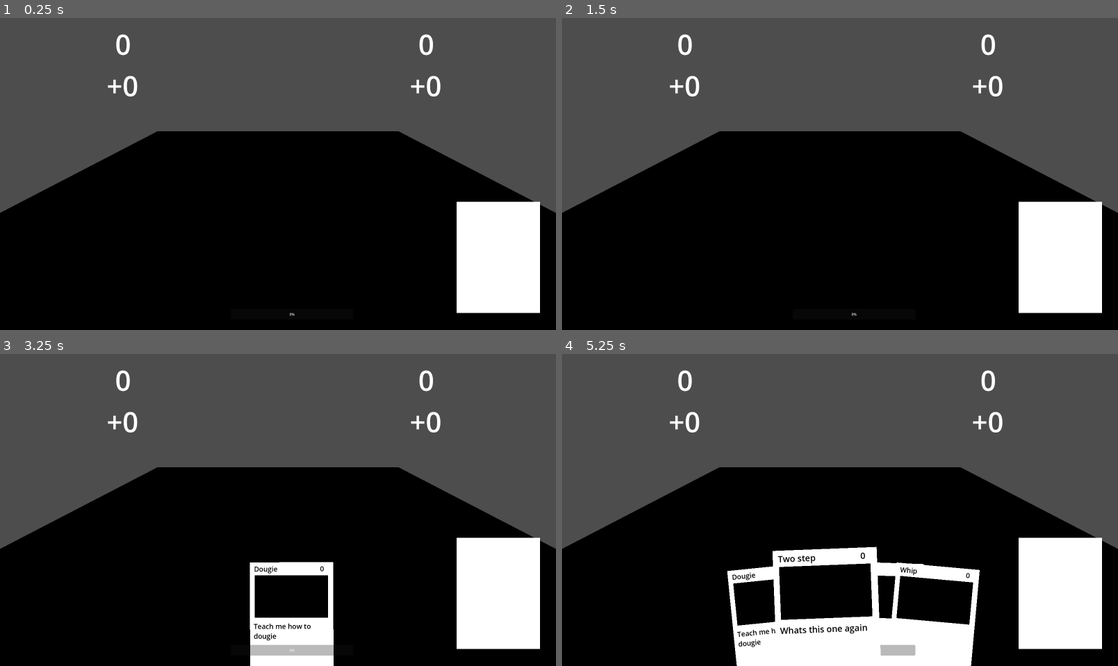
Above: before the commit, frames 1-4 (two rows, left to right).
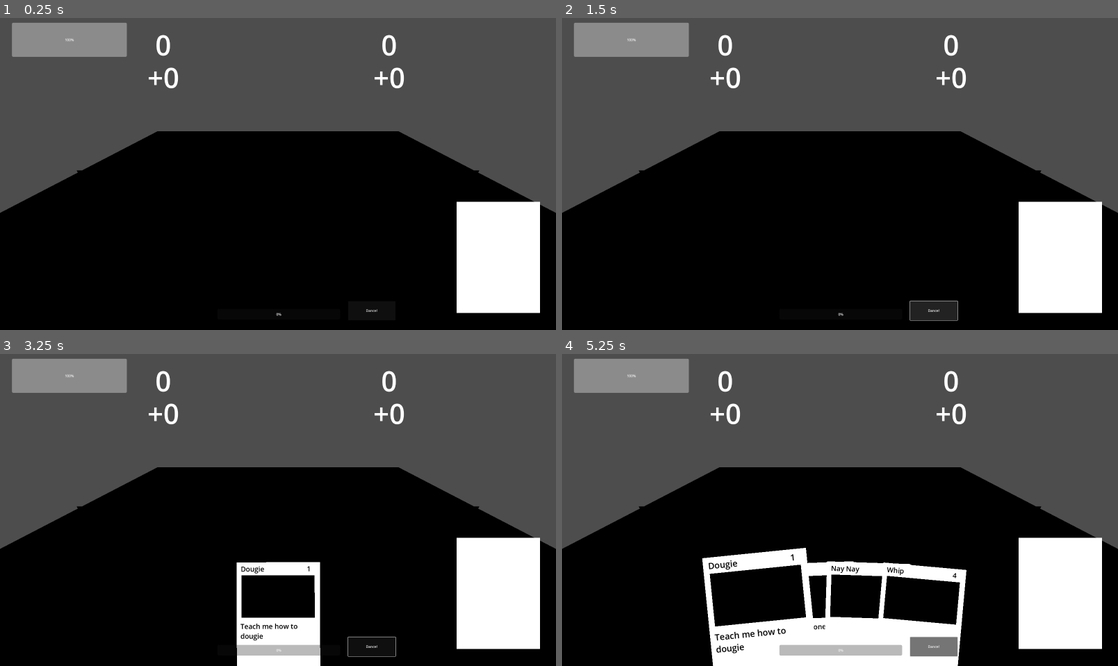
Above: after the commit, the same moments.

Repository: nathankeyt/OneButtonRhythmGame
Game: Godot game, scene res://scenes/test_main.tscn
The game is run twice, just before and just after one commit, with the same random seed, the same clock (stepped at 60 frames per second) and the same inputs.
Inputs (mouse positions are in pixels of both pictures, inside the frame that each line leads up to):
- Up to frame 1 (0.25 s): no input
- Up to frame 2 (1.5 s): click (934, 311) at 0.5 s, where only the run after the commit has a clickable "Dance!"; click (934, 311) at 1.25 s, where only the run after the commit has a clickable "Dance!"
- Up to frame 3 (3.25 s): click (372, 647) at 2 s, where only the run after the commit has a clickable "Dance!"; tap Enter at 2.75 s; move the mouse to (122, 382) at 2.77 s; hold Space (select) from 2.78 s (still down); click (122, 382) at 2.92 s; tap E (test) at 3.05 s
- Up to frame 4 (5.25 s): move the mouse to (684, 422) at 3.52 s; release Space (select) at 3.53 s; tap E (test) at 3.6, 4.55, 5.1 s; click (684, 422) at 3.67 s; tap Space (select) at 3.8 s; tap Enter at 4.25 s; move the mouse to (990, 382) at 4.27 s; hold Space (select) 4.28-5.03 s; click (990, 382) at 4.42 s; move the mouse to (990, 422) at 5.02 s; click (990, 422) at 5.17 s

The runs differ from the first frame. In frame 1, 3.1% of the frame differs, in the area x 2-87%, y 1-96%; in frame 2, 3.7%; in frame 3, 5.0%; in frame 4, 9.6%, in the area x 2-87%, y 1-100%.

Commit message:
turn order added, player turn execution prototyped

Diff:
--- a/autoloads/battle_manager.gd
+++ b/autoloads/battle_manager.gd
@@ -1,9 +1,19 @@
 extends Node
 
-enum TurnType {PLAYER, ENEMY}
+enum TurnType {PLAYER = 0, ENEMY = 1}
+
+var curr_turn: TurnType = TurnType.PLAYER
+
+var played_cards: Array[CardRenderer2D]
+
+var max_resources: int = 5
+@onready var curr_resources: int = max_resources
 
 var deck: Deck2D
 var hand: Hand2D
+
+var player: Player
+var enemies: Array[Enemy]
 
 var player_temp_score: int = 0
 var player_total_score: int = 0
@@ -15,6 +25,11 @@
 signal player_score_settled(score: int)
 signal enemy_score_settled(score: int)
 
+signal card_played(card_renderer: CardRenderer2D)
+signal turn_ended(turn_type: TurnType)
+
+signal resource_updated(amount: int)
+
 func add_player_score(score: int):
 	player_temp_score += score
 	player_score_updated.emit(player_temp_score)
@@ -22,3 +37,42 @@
 func add_enemy_score(score: int):
 	enemy_temp_score += score
 	enemy_score_updated.emit(enemy_temp_score)
+
+func add_enemy(new_enemy: Enemy):
+	enemies.append(new_enemy)
+
+func execute_turn():
+	match curr_turn:
+		TurnType.PLAYER:
+			player.execute_turn()
+			for card_renderer: CardRenderer2D in played_cards:
+				card_renderer.card.apply_effects()
+			turn_ended.emit(curr_turn)
+			curr_turn = TurnType.ENEMY
+		TurnType.ENEMY:
+			for enemy: Enemy in enemies:
+				enemy.execute_turn()
+			turn_ended.emit(curr_turn)
+			curr_turn = TurnType.PLAYER
+
+func play_card(card_renderer: CardRenderer2D) -> bool:
+	if curr_turn != TurnType.PLAYER or card_renderer.card.cost > curr_resources:
+		return false
+
+	subtract_resources(card_renderer.card.cost)
+	played_cards.append(card_renderer)
+	card_played.emit(card_renderer)
+
+	return true
+
+func subtract_resources(amount: int):
+	curr_resources -= amount
+	resource_updated.emit(curr_resources)
+
+func add_resources(amount: int):
+	curr_resources += amount
+	resource_updated.emit(curr_resources)
+
+func update_resources(amount: int):
+	curr_resources = amount
+	resource_updated.emit(curr_resources)
--- /dev/null
+++ b/classes/character.gd
@@ -0,0 +1,12 @@
+extends PathFollow3D
+class_name Character
+
+@export var sprite: Sprite3D
+
+func execute_turn() -> void:
+	var tween: Tween = create_tween()
+	tween.tween_property(self, "progress_ratio", 1.0, 1.0).set_ease(Tween.EASE_IN_OUT)
+
+func end_turn() -> void:
+	var tween: Tween = create_tween()
+	tween.tween_property(self, "progress_ratio", 0.0, 1.0).set_ease(Tween.EASE_IN_OUT)
--- a/classes/deck_2d.gd
+++ b/classes/deck_2d.gd
@@ -24,3 +24,6 @@
 
 func push(card: Card) -> void:
 	cards.push_back(card)
+
+func shuffle() -> void:
+	cards.shuffle()
--- a/classes/hand_2d.gd
+++ b/classes/hand_2d.gd
@@ -4,10 +4,12 @@
 @export var cards: Array[CardRenderer2D]
 @export var highlight_scale: float = 1.25
 @export var max_hand_size: int = 5
+@export var select_threshold: float = 0.15
 
 @onready var display_path: Path2D = $DisplayPath
 @onready var select_timer: Timer = $SelectTimer
 @onready var select_bar: ProgressBar = $SelectBar
+@onready var execute_turn_button: Button = $ExecuteTurnButton
 
 var selected_card: CardRenderer2D
 var hover_index: int = -1
@@ -56,9 +58,13 @@
 
 		if event.is_action_released("select"):
 			if not select_timer.is_stopped():
+				if get_time_in(select_timer) < select_threshold:
+					increment_hover()
+
 				select_timer.stop()
 				select_bar.ratio = 0.0
-				increment_hover()
+
+
 
 func increment_hover() -> void:
 	if cards.size() <= 0:
@@ -67,11 +73,18 @@
 
 	if hover_index != -1:
 		toggle_highlight_card(hover_index)
-	hover_index = (hover_index + 1) % cards.size()
+	hover_index = (hover_index + 1) % (cards.size() + 1)
 	toggle_highlight_card(hover_index)
 
 func toggle_highlight_card(index: int) -> void:
-	if cards.size() <= index:
+	if cards.size() < index:
+		return
+
+	if cards.size() == index:
+		if execute_turn_button.has_focus():
+			execute_turn_button.release_focus()
+		else:
+			execute_turn_button.grab_focus()
 		return
 
 	var card: CardRenderer2D = cards[index]
@@ -87,8 +100,12 @@
 		return
 
 	var card_renderer: CardRenderer2D = cards[index]
-	card_renderer.card.apply_effects()
+
+	if not BattleManager.play_card(card_renderer):
+		return
+
 	remove_card(index)
+
 
 func remove_card(index: int) -> void:
 	var card_pos_arr: Array[Node] = display_path.get_children()
@@ -103,14 +120,19 @@
 	render_cards()
 
 	toggle_highlight_card(index)
-	if index == hover_index:
-		increment_hover()
 
 func _process(delta: float) -> void:
-	var curr_time: float = select_timer.wait_time - select_timer.time_left
-	if not select_timer.is_stopped() and curr_time > 0.1:
-		select_bar.ratio = curr_time / select_timer.wait_time
+	var curr_time: float = get_time_in(select_timer)
+	if not select_timer.is_stopped() and curr_time > select_threshold and hover_index != -1:
+		select_bar.ratio = (curr_time - select_threshold) / (select_timer.wait_time - select_threshold)
 
 func _on_select_timer_timeout() -> void:
-	play_card(hover_index)
+	if hover_index == cards.size():
+		BattleManager.execute_turn()
+	else:
+		play_card(hover_index)
+
 	select_bar.ratio = 0.0
+
+func get_time_in(timer: Timer):
+	return timer.wait_time - timer.time_left
--- /dev/null
+++ b/enemy.gd
@@ -0,0 +1,5 @@
+extends Character
+class_name Enemy
+
+func _ready() -> void:
+	BattleManager.add_enemy(self)
--- /dev/null
+++ b/enemy.tscn
@@ -0,0 +1,14 @@
+[gd_scene load_steps=3 format=3 uid="uid://cktcm1p5yr7gg"]
+
+[ext_resource type="Script" path="res://enemy.gd" id="1_ansqy"]
+
+[sub_resource type="CanvasTexture" id="CanvasTexture_abe4g"]
+
+[node name="Enemy" type="PathFollow3D"]
+script = ExtResource("1_ansqy")
+
+[node name="Sprite3D" type="Sprite3D" parent="."]
+modulate = Color(0, 0, 0, 1)
+pixel_size = 1.0
+axis = 0
+texture = SubResource("CanvasTexture_abe4g")
--- /dev/null
+++ b/player.gd
@@ -0,0 +1,5 @@
+extends Character
+class_name Player
+
+func _ready() -> void:
+	BattleManager.player = self
--- /dev/null
+++ b/player.tscn
@@ -0,0 +1,14 @@
+[gd_scene load_steps=3 format=3 uid="uid://f3oi3l5bq6kv"]
+
+[ext_resource type="Script" path="res://player.gd" id="1_v6giv"]
+
+[sub_resource type="CanvasTexture" id="CanvasTexture_jiq73"]
+
+[node name="Player" type="PathFollow3D"]
+script = ExtResource("1_v6giv")
+
+[node name="Sprite3D" type="Sprite3D" parent="."]
+modulate = Color(0, 0, 0, 1)
+pixel_size = 1.0
+axis = 0
+texture = SubResource("CanvasTexture_jiq73")
--- /dev/null
+++ b/scenes/dance_floor.gd
@@ -0,0 +1,11 @@
+extends Node3D
+
+
+# Called when the node enters the scene tree for the first time.
+func _ready() -> void:
+	pass # Replace with function body.
+
+
+# Called every frame. 'delta' is the elapsed time since the previous frame.
+func _process(delta: float) -> void:
+	pass
--- a/scenes/dance_floor.tscn
+++ b/scenes/dance_floor.tscn
@@ -1,6 +1,23 @@
-[gd_scene load_steps=2 format=3 uid="uid://duu8oi1tvej58"]
+[gd_scene load_steps=6 format=3 uid="uid://duu8oi1tvej58"]
+
+[ext_resource type="PackedScene" uid="uid://f3oi3l5bq6kv" path="res://player.tscn" id="1_x2i6q"]
+[ext_resource type="PackedScene" uid="uid://cktcm1p5yr7gg" path="res://enemy.tscn" id="2_55713"]
 
 [sub_resource type="PlaneMesh" id="PlaneMesh_6snqa"]
+
+[sub_resource type="Curve3D" id="Curve3D_qqap0"]
+_data = {
+"points": PackedVector3Array(0, 0, 0, 0, 0, 0, -5, 0.5, 0, 0, 0, 0, 0, 0, 0, 0, 0.5, 0),
+"tilts": PackedFloat32Array(0, 0)
+}
+point_count = 2
+
+[sub_resource type="Curve3D" id="Curve3D_ij4mt"]
+_data = {
+"points": PackedVector3Array(0, 0, 0, 0, 0, 0, 5, 0.5, 0, 0, 0, 0, 0, 0, 0, 0, 0.5, 0),
+"tilts": PackedFloat32Array(0, 0)
+}
+point_count = 2
 
 [node name="DanceFloor" type="Node3D"]
 
@@ -10,3 +27,15 @@
 [node name="MeshInstance3D" type="MeshInstance3D" parent="."]
 transform = Transform3D(7.5191, 0, 0, 0, 7.5191, 0, 0, 0, 7.5191, 0, 0, 0)
 mesh = SubResource("PlaneMesh_6snqa")
+
+[node name="PlayerPath" type="Path3D" parent="."]
+curve = SubResource("Curve3D_qqap0")
+
+[node name="Player" parent="PlayerPath" instance=ExtResource("1_x2i6q")]
+transform = Transform3D(-4.37114e-08, 0, -1, 0, 1, 0, 1, 0, -4.37114e-08, -5, 0.5, 0)
+
+[node name="EnemyPath" type="Path3D" parent="."]
+curve = SubResource("Curve3D_ij4mt")
+
+[node name="Enemy" parent="EnemyPath" instance=ExtResource("2_55713")]
+transform = Transform3D(-4.37114e-08, 0, 1, 0, 1, 0, -1, 0, -4.37114e-08, 5, 0.5, 0)
--- a/scenes/hand.tscn
+++ b/scenes/hand.tscn
@@ -19,9 +19,18 @@
 one_shot = true
 
 [node name="SelectBar" type="ProgressBar" parent="."]
+z_index = 2
 offset_left = -279.0
 offset_top = 122.0
 offset_right = 286.0
 offset_bottom = 171.0
 
+[node name="ExecuteTurnButton" type="Button" parent="."]
+z_index = 2
+offset_left = 323.0
+offset_top = 86.0
+offset_right = 541.0
+offset_bottom = 174.0
+text = "Dance!"
+
 [connection signal="timeout" from="SelectTimer" to="." method="_on_select_timer_timeout"]
--- /dev/null
+++ b/scenes/played_cards.gd
@@ -0,0 +1,17 @@
+extends HBoxContainer
+
+func _ready() -> void:
+	BattleManager.card_played.connect(add_card)
+	BattleManager.turn_ended.connect(empty)
+
+func add_card(card_renderer: CardRenderer2D) -> void:
+	var new_center_container = CenterContainer.new()
+	add_child(new_center_container)
+
+	card_renderer.reparent(new_center_container, false)
+	print("added")
+
+func empty(turn_type: BattleManager.TurnType):
+	print("empty")
+	for card: Node in get_children():
+		card.queue_free()
--- /dev/null
+++ b/scenes/resource_bar.gd
@@ -0,0 +1,7 @@
+extends ProgressBar
+
+func _ready() -> void:
+	BattleManager.resource_updated.connect(update_resource)
+
+func update_resource(amount: int) -> void:
+	value = amount
--- a/scenes/test_main.tscn
+++ b/scenes/test_main.tscn
@@ -10,6 +10,8 @@
 [ext_resource type="Script" path="res://scenes/total_score_label.gd" id="8_pmae1"]
 [ext_resource type="Script" path="res://scenes/temp_score_label.gd" id="9_67hft"]
 [ext_resource type="PackedScene" uid="uid://duu8oi1tvej58" path="res://scenes/dance_floor.tscn" id="10_h4oj0"]
+[ext_resource type="Script" path="res://scenes/played_cards.gd" id="11_vvjei"]
+[ext_resource type="Script" path="res://scenes/resource_bar.gd" id="12_eit6h"]
 
 [sub_resource type="Resource" id="Resource_ith5q"]
 script = ExtResource("5_7pjfp")
@@ -19,7 +21,7 @@
 script = ExtResource("3_ygbk7")
 title = "Dougie"
 text = "Teach me how to dougie"
-cost = 0
+cost = 1
 modifiable_effects = Array[ExtResource("4_rrtvn")]([SubResource("Resource_ith5q")])
 unmodifiable_effects = Array[ExtResource("4_rrtvn")]([])
 midi_track = ""
@@ -28,7 +30,7 @@
 script = ExtResource("3_ygbk7")
 title = "Two step"
 text = "Whats this one again"
-cost = 0
+cost = 2
 modifiable_effects = Array[ExtResource("4_rrtvn")]([])
 unmodifiable_effects = Array[ExtResource("4_rrtvn")]([])
 midi_track = ""
@@ -46,7 +48,7 @@
 script = ExtResource("3_ygbk7")
 title = "Whip"
 text = ""
-cost = 0
+cost = 4
 modifiable_effects = Array[ExtResource("4_rrtvn")]([])
 unmodifiable_effects = Array[ExtResource("4_rrtvn")]([])
 midi_track = ""
@@ -65,43 +67,66 @@
 [node name="DanceFloor" parent="DanceFloorContainer/DanceFloorViewport" instance=ExtResource("10_h4oj0")]
 
 [node name="Hand" parent="." instance=ExtResource("1_y3xwx")]
-position = Vector2(1341, 1221)
+position = Vector2(1280, 1221)
 
 [node name="DefaultDeck" parent="." instance=ExtResource("2_stpix")]
 position = Vector2(2295, 1105)
 cards = Array[ExtResource("3_ygbk7")]([SubResource("Resource_py45q"), SubResource("Resource_1rj1d"), SubResource("Resource_0l5yq"), SubResource("Resource_11e8j")])
 card_renderer_scene = ExtResource("6_xowa6")
 
-[node name="PlayerTotal" parent="." instance=ExtResource("7_aymrh")]
-offset_left = 48.0
-offset_top = 36.0
-offset_right = 1085.0
-offset_bottom = 229.0
+[node name="PlayedCards" type="HBoxContainer" parent="."]
+offset_left = 37.0
+offset_top = 556.0
+offset_right = 2535.0
+offset_bottom = 801.0
+theme_override_constants/separation = 560
+alignment = 1
+script = ExtResource("11_vvjei")
+
+[node name="ScoreContainer" type="HBoxContainer" parent="."]
+offset_left = 252.0
+offset_top = 39.0
+offset_right = 2292.0
+offset_bottom = 389.0
+theme_override_constants/separation = 40
+alignment = 1
+
+[node name="PlayerScores" type="VBoxContainer" parent="ScoreContainer"]
+layout_mode = 2
+theme_override_constants/separation = -50
+
+[node name="PlayerTotal" parent="ScoreContainer/PlayerScores" instance=ExtResource("7_aymrh")]
+layout_mode = 2
 text = "[center]0[/center]"
 script = ExtResource("8_pmae1")
 
-[node name="PlayerTemp" parent="." instance=ExtResource("7_aymrh")]
-offset_left = 46.0
-offset_top = 227.0
-offset_right = 1083.0
-offset_bottom = 420.0
+[node name="PlayerTemp" parent="ScoreContainer/PlayerScores" instance=ExtResource("7_aymrh")]
+layout_mode = 2
 text = "[center]+0[/center]"
 script = ExtResource("9_67hft")
 
-[node name="EnemyTotal" parent="." instance=ExtResource("7_aymrh")]
-offset_left = 1444.0
-offset_top = 36.0
-offset_right = 2481.0
-offset_bottom = 229.0
+[node name="EnemyScores" type="VBoxContainer" parent="ScoreContainer"]
+layout_mode = 2
+theme_override_constants/separation = -50
+
+[node name="EnemyTotal" parent="ScoreContainer/EnemyScores" instance=ExtResource("7_aymrh")]
+layout_mode = 2
 text = "[center]0[/center]"
 script = ExtResource("8_pmae1")
 turn_type = 1
 
-[node name="EnemyTemp" parent="." instance=ExtResource("7_aymrh")]
-offset_left = 1442.0
-offset_top = 227.0
-offset_right = 2479.0
-offset_bottom = 420.0
+[node name="EnemyTemp" parent="ScoreContainer/EnemyScores" instance=ExtResource("7_aymrh")]
+layout_mode = 2
 text = "[center]+0[/center]"
 script = ExtResource("9_67hft")
 turn_type = 1
+
+[node name="ResourceBar" type="ProgressBar" parent="."]
+offset_left = 55.0
+offset_top = 25.0
+offset_right = 584.0
+offset_bottom = 182.0
+max_value = 5.0
+step = 1.0
+value = 5.0
+script = ExtResource("12_eit6h")
--- a/scenes/total_score_label.tscn
+++ b/scenes/total_score_label.tscn
@@ -4,6 +4,7 @@
 [ext_resource type="Script" path="res://scenes/score_label.gd" id="2_8q88e"]
 
 [node name="ScoreLabel" type="RichTextLabel"]
+custom_minimum_size = Vector2(1000, 200)
 offset_left = 199.0
 offset_top = 49.0
 offset_right = 1236.0
Not shown: 1 places in scenes/test_main.tscn that only renumber resources
